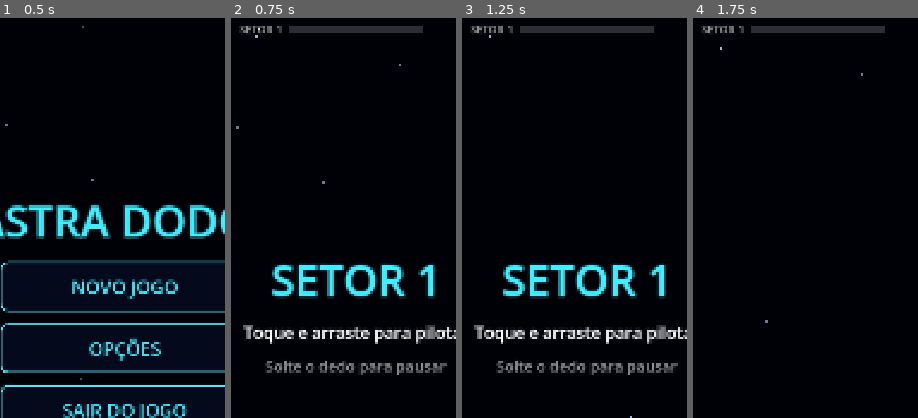
Above: before the commit, frames 1-4 (left to right).
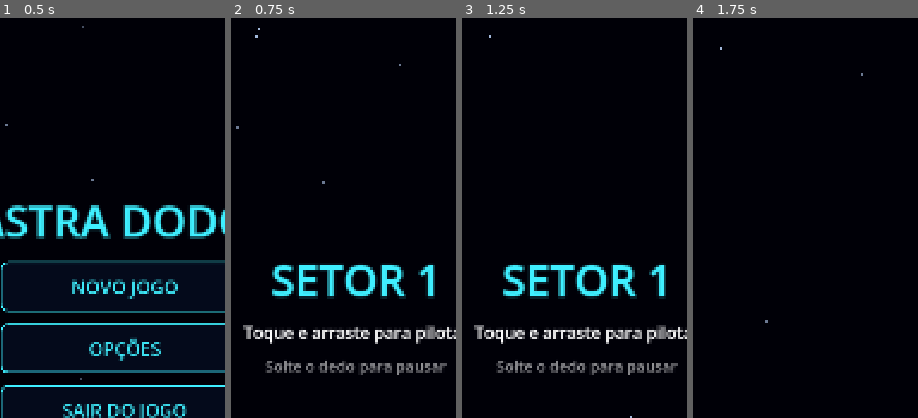
Above: after the commit, the same moments.

Repository: mprovensi/AstraDodge
Game: Godot game, scene res://scenes/main.tscn
Two runs of this game, one before a commit and one after it. Both use one fixed random seed, a clock stepped at 60 frames per second and the inputs below.
Inputs (mouse positions are % of the whole screen's width and height, from its top left):
- Up to frame 1 (0.5 s): no input
- Up to frame 2 (0.75 s): click "NOVO JOGO" at 0.5 s
- Up to frame 3 (1.25 s): no input
- Up to frame 4 (1.75 s): move the mouse to (72, 45) at 1.27 s; click (72, 45) at 1.42 s
The pictures show only the part of the screen within x 22-72%, y 13-63%; the shares and areas given below are measured in that part.

Frame 1 is identical in both runs. In frame 2, 1.3% of the frame differs, in the area x 3-86%, y 2-4%; in frame 3, 1.3%; in frame 4, 1.3%.

Commit message:
Remove a barra de progresso do setor do HUD
Co-Authored-By: Claude Opus 5.5 <noreply@anthropic.com>

Diff:
--- a/scripts/hud.gd
+++ b/scripts/hud.gd
@@ -32,9 +32,6 @@
 var _blink_t := 0.0
 var _weapon_label: Label
 var _weapon_fill: ColorRect
-var _sector_label: Label
-var _sector_bg: ColorRect
-var _sector_fill: ColorRect
 var _levelup_label: Label
 var _levelup_timer := 0.0
 var _hint_label: Label
@@ -82,10 +79,6 @@
 	var weapon_bg := _make_bar_row(_weapon_label, Palette.MAGENTA)
 	_weapon_fill = _add_fill(weapon_bg, Palette.MAGENTA)
 
-	_sector_label = _make_label("SETOR 1", 26, Palette.TEXT_DIM)
-	_sector_bg = _make_bar_row(_sector_label, Color.WHITE)
-	_sector_fill = _add_fill(_sector_bg, Color(1, 1, 1, 0.7))
-	set_sector("", false)
 
 	_levelup_label = _make_label("", 48, Palette.MAGENTA)
 	_levelup_label.modulate.a = 0.0
@@ -184,15 +177,6 @@
 	_weapon_label.text = "ARMA %d" % weapon_level
 	_weapon_fill.size = Vector2(BAR_WIDTH * clampf(weapon_progress, 0.0, 1.0), BAR_HEIGHT)
 
-
-## Barra de progresso do setor (só na campanha).
-func set_sector(title: String, on: bool) -> void:
-	_sector_label.text = title
-	_sector_bg.get_parent().visible = on
-
-
-func set_sector_progress(progress: float) -> void:
-	_sector_fill.size = Vector2(BAR_WIDTH * clampf(progress, 0.0, 1.0), BAR_HEIGHT)
 
 
 func show_hint(text: String, duration: float) -> void:
--- a/scripts/main.gd
+++ b/scripts/main.gd
@@ -147,8 +147,6 @@
 	Sfx.set_music_intensity(time_scale, quiet)
 	hud.set_values(score, maxi(score, _best_for_mode()), ship.shield_ratio(), ship.last_chance,
 			ship.weapon_level, ship.weapon_progress())
-	if director != null:
-		hud.set_sector_progress(director.progress())
 
 
 # ---------------------------------------------------------------- fluxo
@@ -159,7 +157,6 @@
 	director = null
 	_new_run()
 	ship.visible = false
-	hud.set_sector("", false)
 	hud.clear_hint()
 	_set_state(State.MENU)
 
@@ -191,10 +188,8 @@
 	ship.reset(Vector2(view_size.x * 0.5, view_size.y * 0.8))
 	if mode == Mode.CAMPAIGN:
 		director = SectorDirector.new(SECTORS[sector_index])
-		hud.set_sector(director.sector.title, true)
 	else:
 		director = null
-		hud.set_sector("", false)
 
 
 ## Volta ao ponto salvo: mesmo setor e momento, mesma pontuação, escudo e arma.
Not shown, changed: PLANO_V2.md
